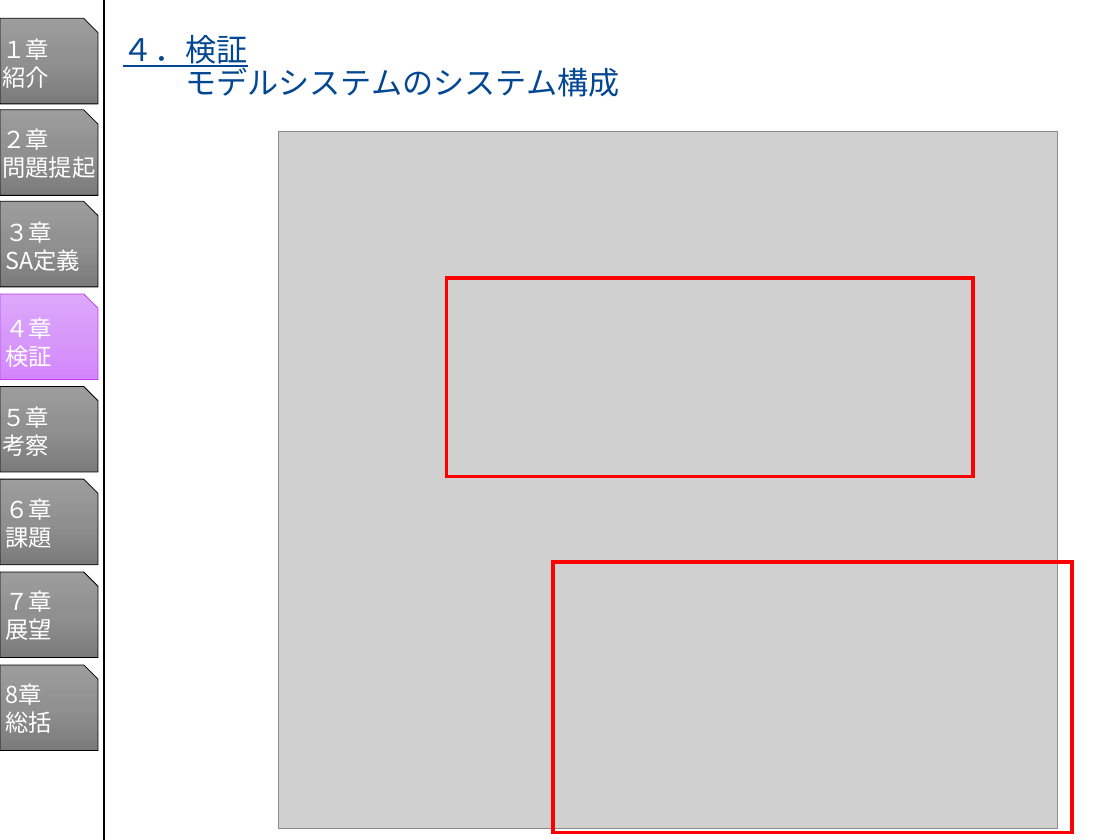
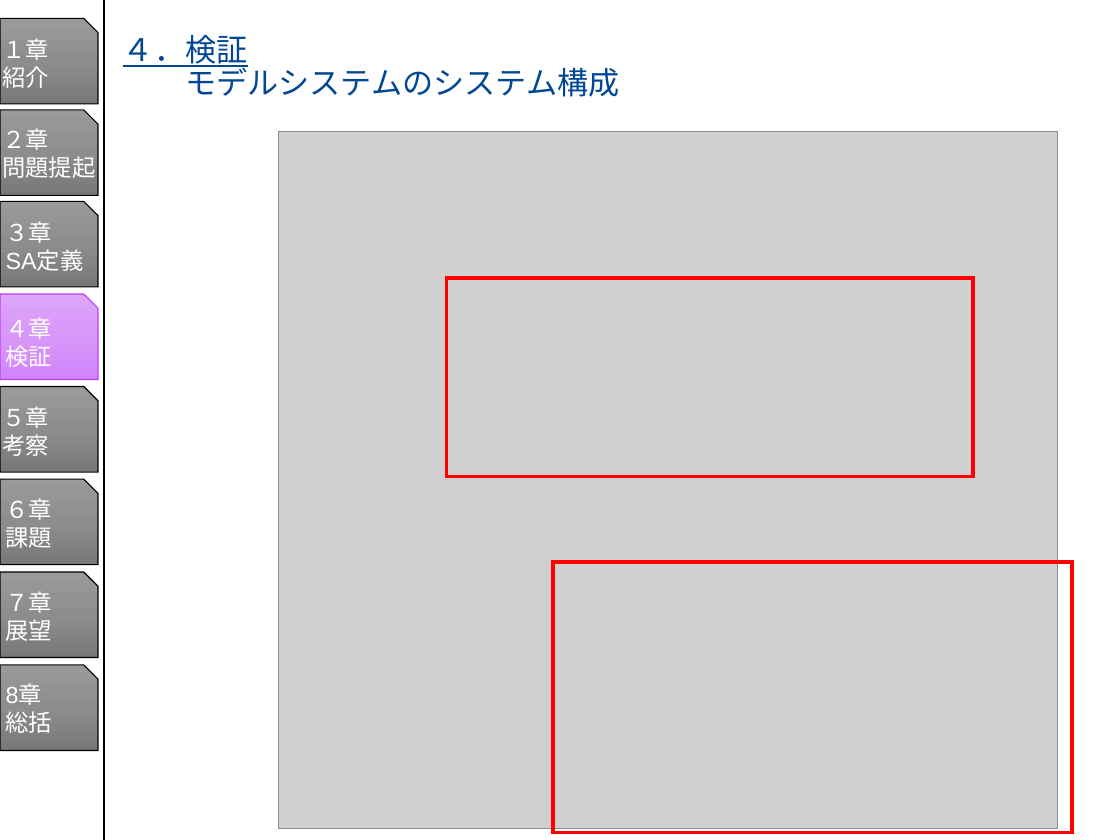
Before and after one commit to MikioKaya/JGS_Serverless, a slide deck: slide 1 of プレゼン/プレゼン資料_1019_モデルシステム更新.pptx. Drawn at 1120x840 pixels with LibreOffice and Linux fonts; fonts in the diff are those of the drawing; grey boxes stand for pictures. Boxes give left, top, right and bottom in pixels: in the first picture for what was removed or moved away, otherwise in the second. Text is boxed around its words. In the diff, an @@ line names an element or a change of style, - is before the commit and + after.

```diff
--- a/プレゼン/プレゼン資料_1019_モデルシステム更新.pptx
+++ b/プレゼン/プレゼン資料_1019_モデルシステム更新.pptx
@@ snip rect at [0,293,99,379]: fill gradient #DEA9FB to #D79AF9 to #D487FD to gradient #DDA6FA to #D797F8 to #D384FC; outline #C03EF4 0.5 pt to #C03EF4 0.75 pt; proportions changed @@
@@ font Noto Sans CJK JP to Arial in 8 elements at [3,38,50,88], [2,128,95,178], [6,221,84,271], [6,317,53,367], [2,406,49,456], [6,498,53,548], [6,591,53,641], [6,685,53,733] @@
@@ fill gradient #9D9D9D to #909090 to #7C7C7C to gradient #9A9A9A to #8D8D8D to #787878; outline #000000 0.5 pt to #000000 0.75 pt; proportions changed in 7 elements at [0,18,99,103], [0,110,99,195], [0,202,99,287], [0,386,99,472], [0,479,99,564], [0,572,99,657], [0,665,99,750] @@
```
Also in this commit, not shown: 3 other slides changed.
